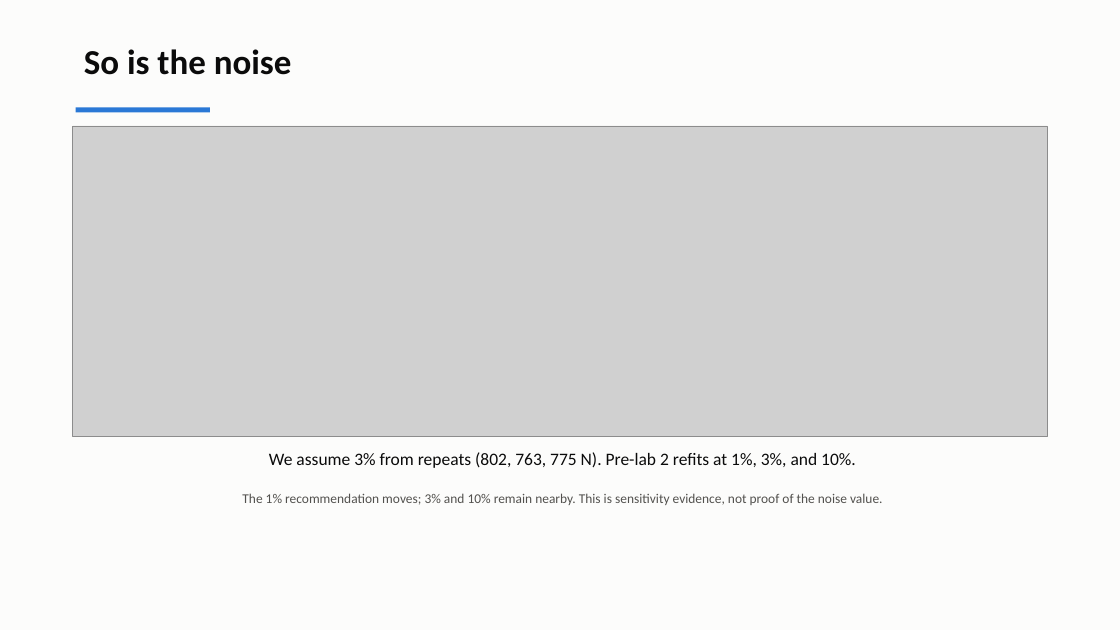
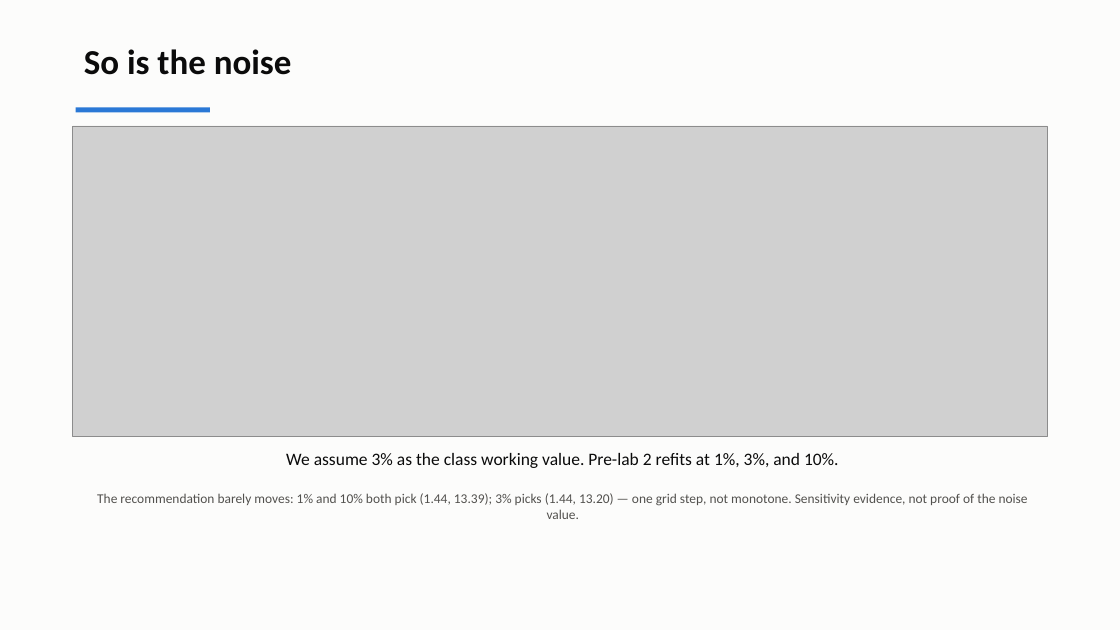
Before and after one commit to andrewvoss8-boop/core-me-data-science-activities-public, a slide deck: slide 12 of me323/Module1_drafts/ME323_Module1_Lecture2.pptx. Drawn at 1120x630 pixels with LibreOffice and Linux fonts; fonts in the diff are those of the drawing; grey boxes stand for pictures. Boxes give left, top, right and bottom in pixels: in the first picture for what was removed or moved away, otherwise in the second. Text is boxed around its words. In the diff, an @@ line names an element or a change of style, - is before the commit and + after.

```diff
--- a/me323/Module1_drafts/ME323_Module1_Lecture2.pptx
+++ b/me323/Module1_drafts/ME323_Module1_Lecture2.pptx
@@ text at <box>286,453,839,468</box>: text changed @@
-We assume 3% from repeats (802, 763, 775 N). Pre-lab 2 refits at 1%, 3%, and 10%.
+We assume 3% as the class working value. Pre-lab 2 refits at 1%, 3%, and 10%.
@@ text at <box>97,493,1028,519</box>: text changed @@
-The 1% recommendation moves; 3% and 10% remain nearby. This is sensitivity evidence, not proof of the noise value.
+The recommendation barely moves: 1% and 10% both pick (1.44, 13.39); 3% picks (1.44, 13.20) — one grid step, not monotone. Sensitivity evidence, not proof of the noise value.
```
Also in this commit, not shown: 6 other slides changed, 9 other files.
